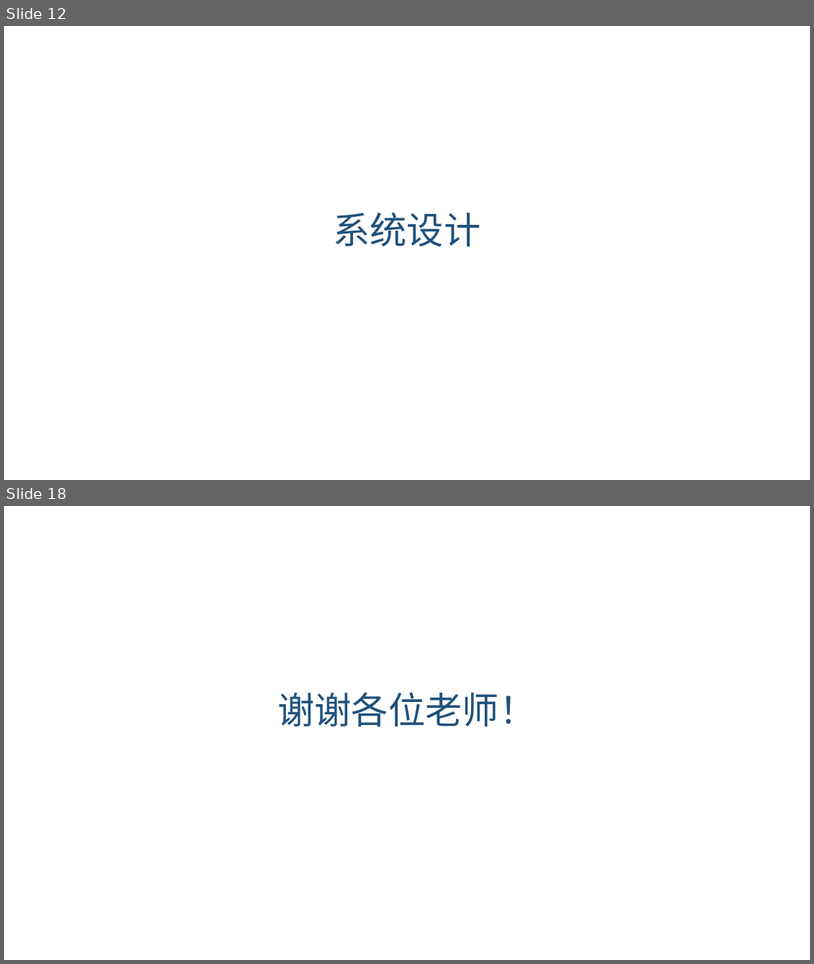
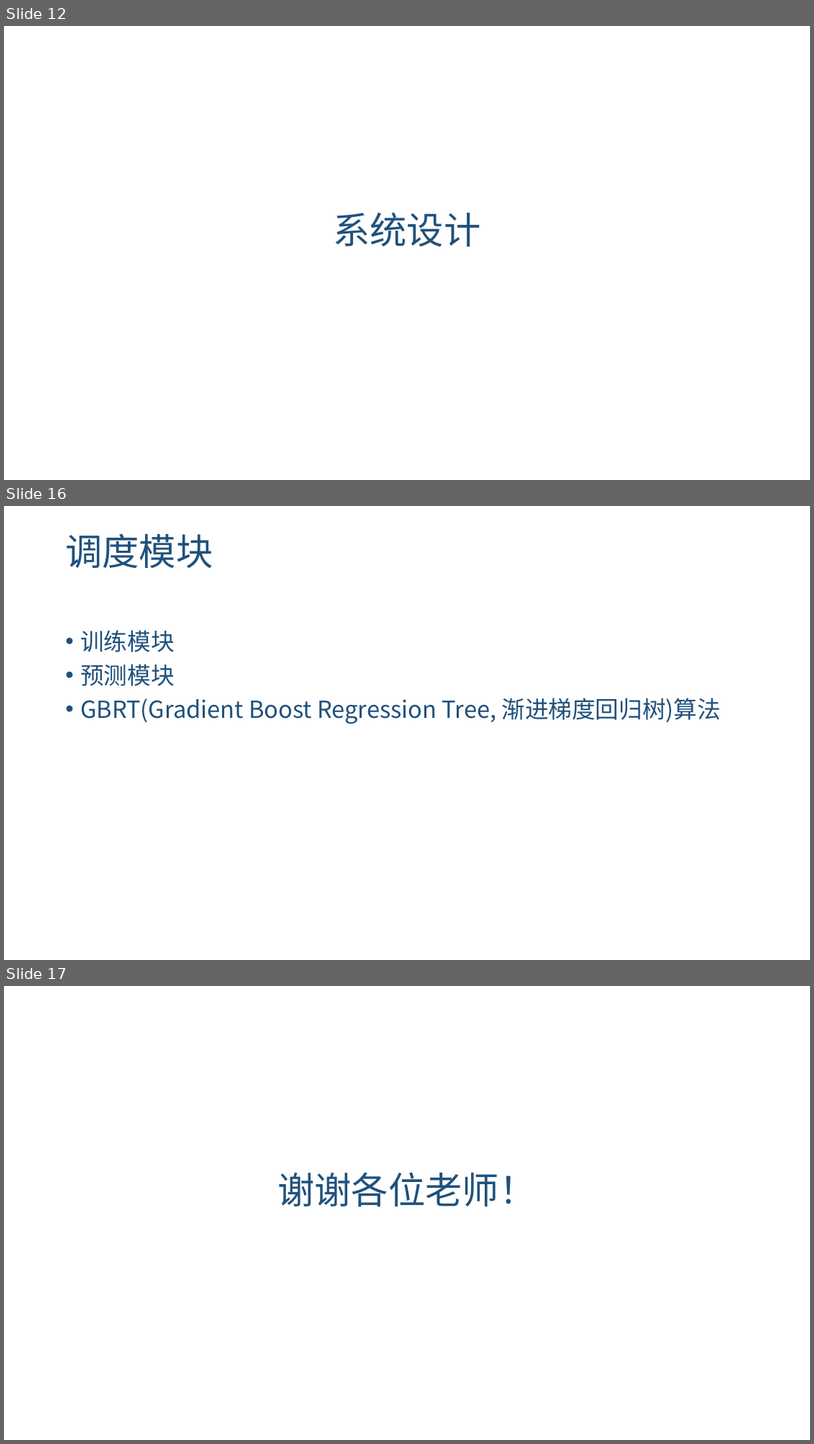
Before and after one commit to kangyifei/intel-minicloud, a slide deck: doc/演示PPT-v1.pptx. Shown one above the other, each under a label of ours: slides 12 and 18 before the commit, slides 12, 16 and 17 after it; the slides between them are not shown. The pictures are 814x964 and 814x1444 pixels, drawn with LibreOffice and Linux fonts; fonts in the diff are those of the drawing; background and template pictures are left out. Boxes give left, top, right and bottom in pixels: in the first picture for what was removed or moved away, otherwise in the second. Text is boxed around its words. In the diff, an @@ line names an element or a change of style, - is before the commit and + after.

```diff
--- a/doc/演示PPT-v1.pptx
+++ b/doc/演示PPT-v1.pptx
@@ slide 16 added at (4,506,810,960), background picture (left out) @@
@@ title added at (65,533,213,568), 44 pt, text #20517C @@
+调度模块
@@ text added at (80,630,721,723), 28 pt, text #20517C @@
+• 训练模块
+• 预测模块
+• GBRT(Gradient Boost Regression Tree, 渐进梯度回归树)算法
@@ what was slide 18 is now slide 17 @@
```
Also in this commit, not shown: 4 slides changed, 5 other slides added, 7 slides removed.
